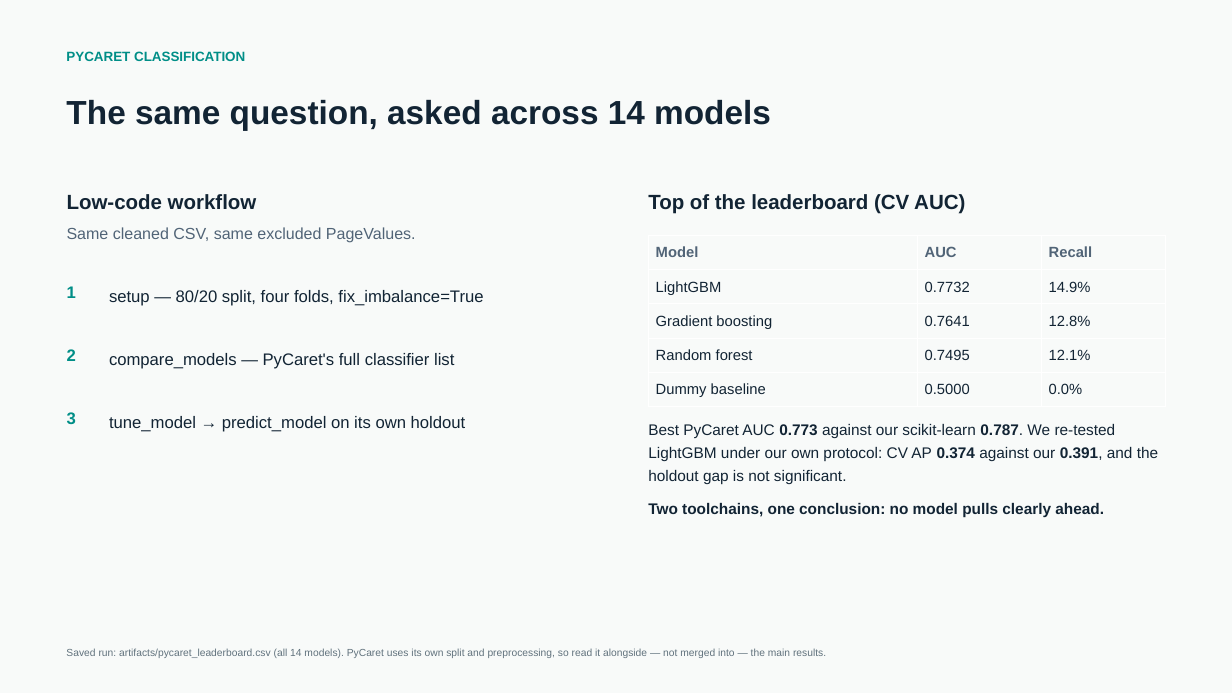
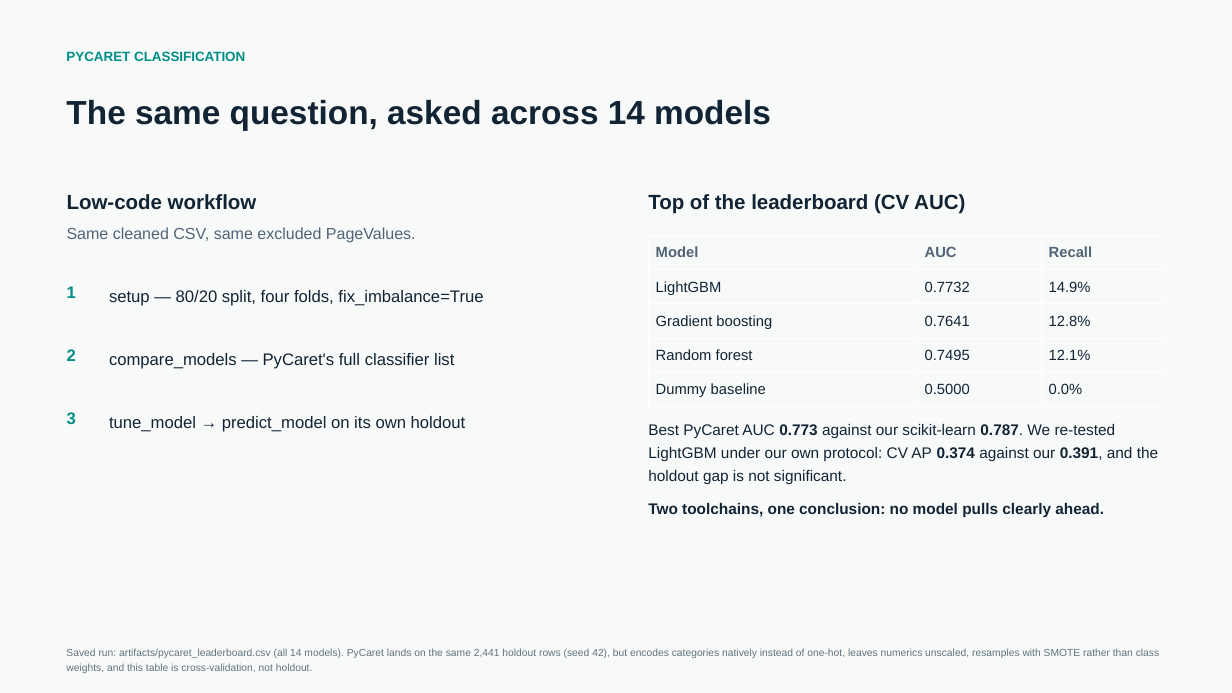
Before and after one commit to Kantheedeth/SessionSignal, a slide deck: slide 9 of SessionSignal.pptx. Drawn at 1232x693 pixels with LibreOffice and Linux fonts; fonts in the diff are those of the drawing. Boxes give left, top, right and bottom in pixels: in the first picture for what was removed or moved away, otherwise in the second. Text is boxed around its words. In the diff, an @@ line names an element or a change of style, - is before the commit and + after.

```diff
--- a/SessionSignal.pptx
+++ b/SessionSignal.pptx
@@ text at (66, 649, 1159, 673): text changed @@
-Saved run: artifacts/pycaret_leaderboard.csv (all 14 models). PyCaret uses its own split and preprocessing, so read it alongside — not merged into — the main results.
+Saved run: artifacts/pycaret_leaderboard.csv (all 14 models). PyCaret lands on the same 2,441 holdout rows (seed 42), but encodes categories natively instead of one-hot, leaves numerics unscaled, resamples with SMOTE rather than class weights, and this table is cross-validation, not holdout.
```
Also in this commit, not shown: 6 other files.
